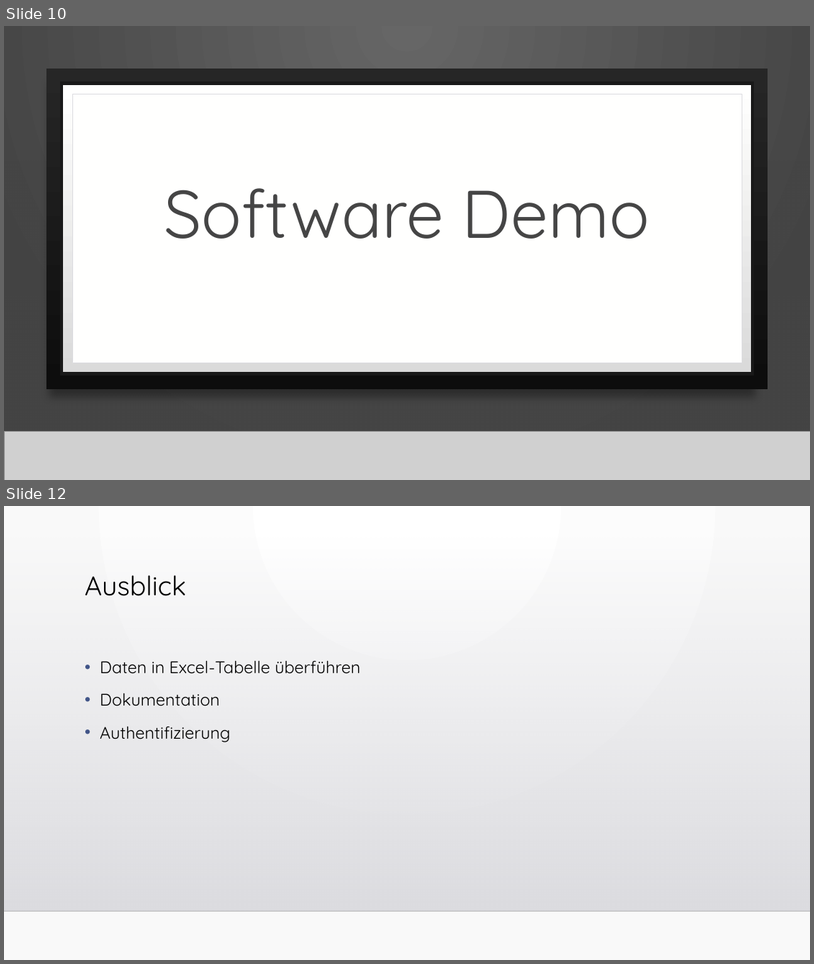
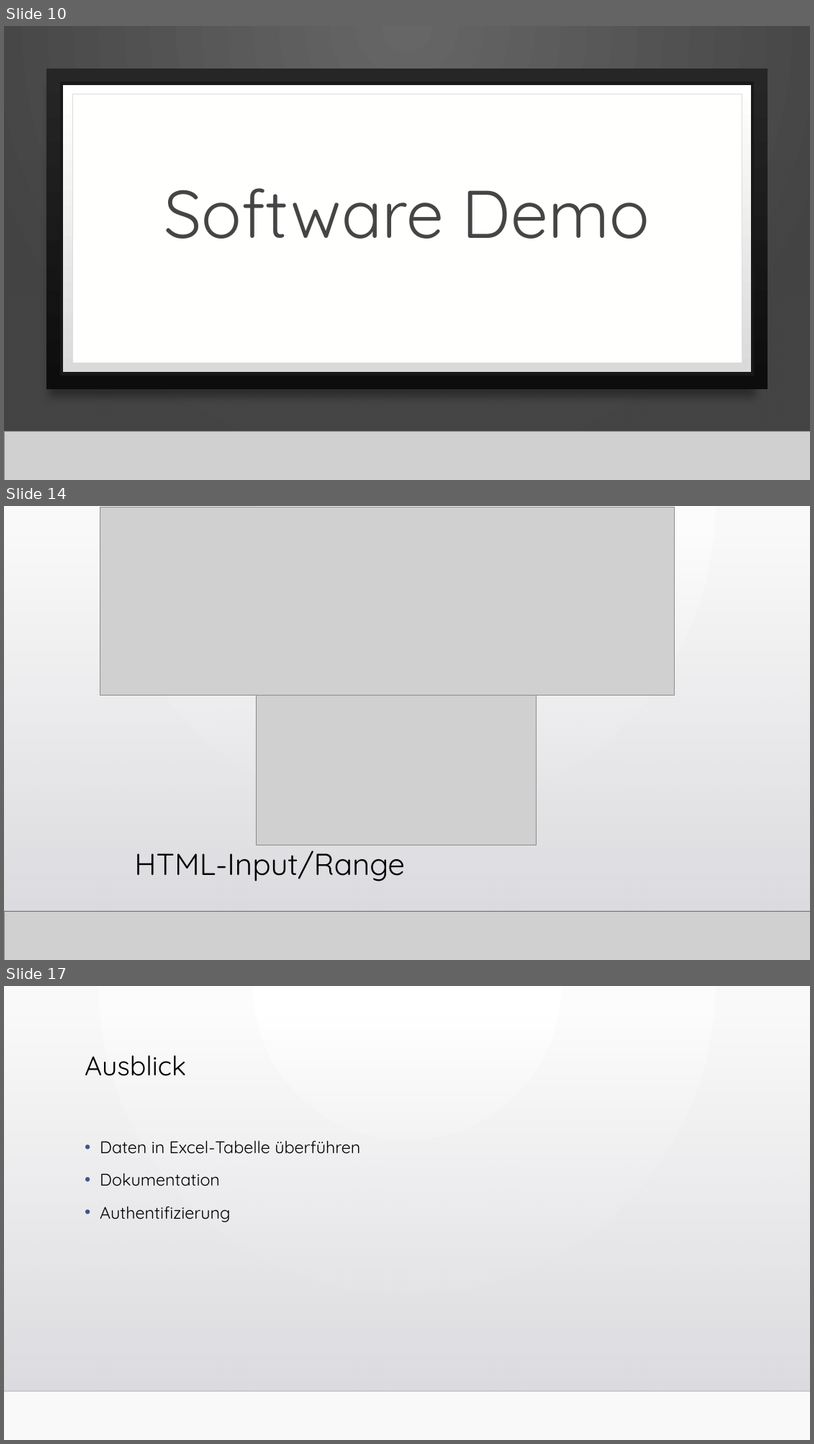
Before and after one commit to WebEngineering18/Pr-sentation, a slide deck: Fragebogen zum Status der Bauqualität.pptx. Shown one above the other, each under a label of ours: slides 10 and 12 before the commit, slides 10, 14 and 17 after it; the slides between them are not shown. The pictures are 814x964 and 814x1444 pixels, drawn with LibreOffice and Linux fonts; fonts in the diff are those of the drawing; grey boxes stand for pictures; background and template pictures are left out. Boxes give left, top, right and bottom in pixels: in the first picture for what was removed or moved away, otherwise in the second. Text is boxed around its words. In the diff, an @@ line names an element or a change of style, - is before the commit and + after.

```diff
--- a/Fragebogen zum Status der Bauqualität.pptx
+++ b/Fragebogen zum Status der Bauqualität.pptx
@@ slide 14 added at (4,506,810,960), background gradient #FFFFFF to #FAFAFA; not listed: 2 template elements that a slide beside it also shows @@
@@ rectangle added at (4,506,810,960), fill gradient #FFFFFF to #FAFAFA @@
@@ picture added at (100,507,675,695) @@
@@ rectangle added at (4,537,810,911), fill gradient #DCDCE0 to #DEDEE2 @@
@@ rectangle added at (4,537,810,911), fill gradient #DCDCE0 to #DEDEE2 @@
@@ picture added at (78,548,714,559) @@
@@ picture added at (256,694,537,844) @@
@@ title added at (134,843,405,881), 36 pt, text #000000 @@
+HTML-Input/Range
@@ line added from (4, 911) to (810, 911), #000001 1 pt @@
@@ picture added at (4,911,810,960) @@
@@ line added from (4, 911) to (810, 911), #000001 1 pt @@
@@ what was slide 12 is now slide 17 @@
```
Also in this commit, not shown: 2 slides changed, 4 other slides added, 4 other files.
